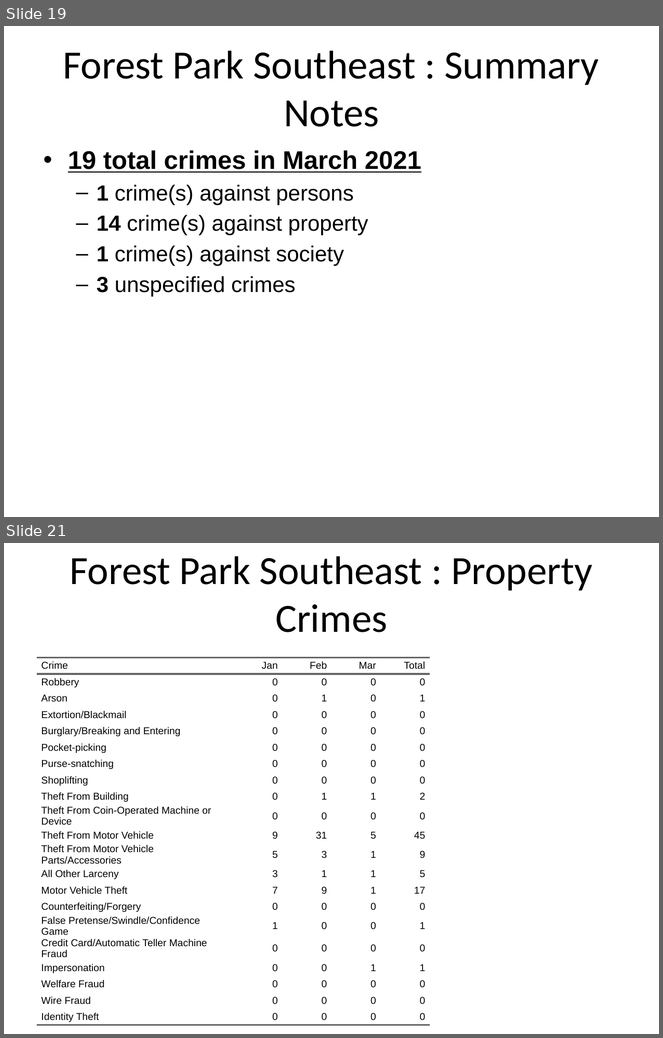
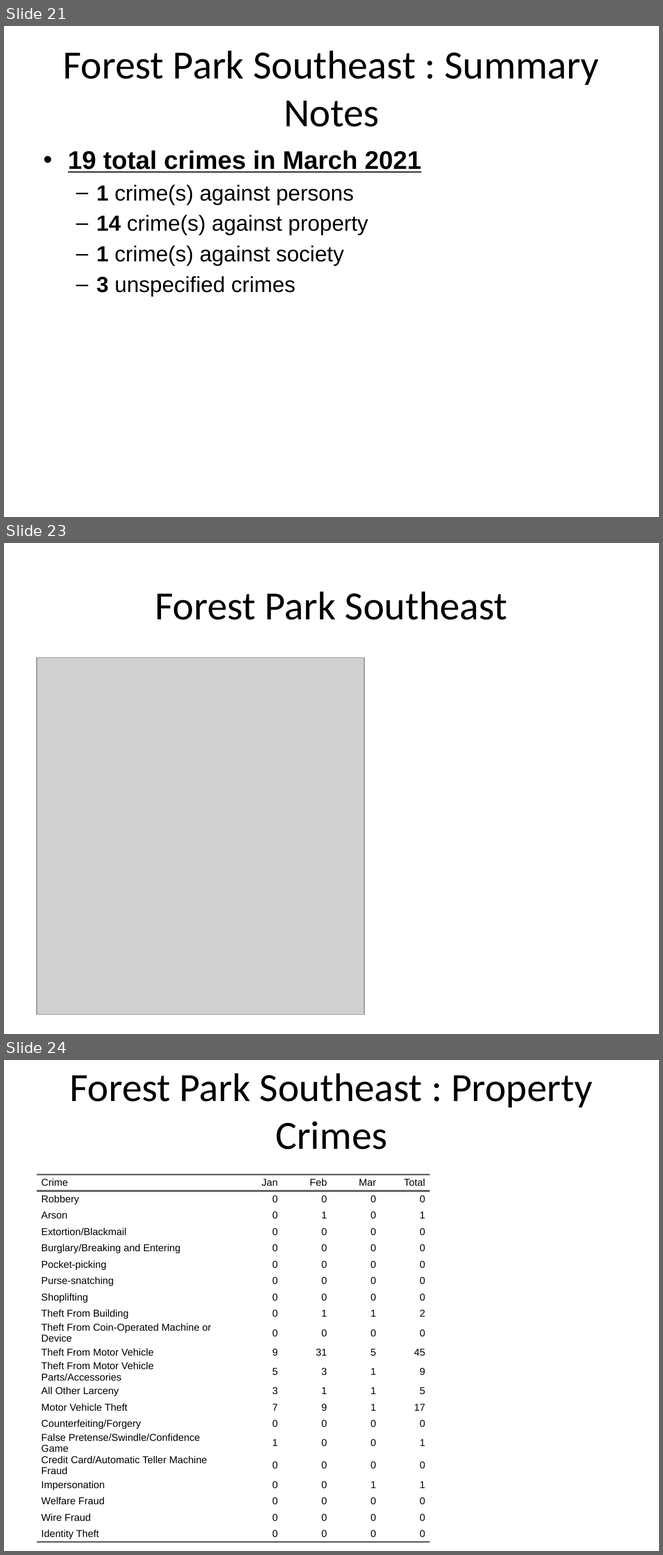
Before and after one commit to wumcrc/monthly-crime-reports, a slide deck: NIBRS/results/test.pptx. Shown one above the other, each under a label of ours: slides 19 and 21 before the commit, slides 21, 23 and 24 after it; the slides between them are not shown. The pictures are 663x1038 and 663x1555 pixels, drawn with LibreOffice and Linux fonts; fonts in the diff are those of the drawing; grey boxes stand for pictures. Boxes give left, top, right and bottom in pixels: in the first picture for what was removed or moved away, otherwise in the second. Text is boxed around its words. In the diff, an @@ line names an element or a change of style, - is before the commit and + after.

```diff
--- a/NIBRS/results/test.pptx
+++ b/NIBRS/results/test.pptx
@@ slide 23 added at [4, 543, 659, 1034], background #FFFFFF @@
@@ title added at [155, 591, 508, 620], 44 pt, text #000000 @@
+Forest Park Southeast
@@ picture added at [37, 657, 364, 1015] @@
@@ what was slide 19 is now slide 21 @@
@@ what was slide 21 is now slide 24 @@
```
Also in this commit, not shown: 3 slides changed, 2 other slides added.
